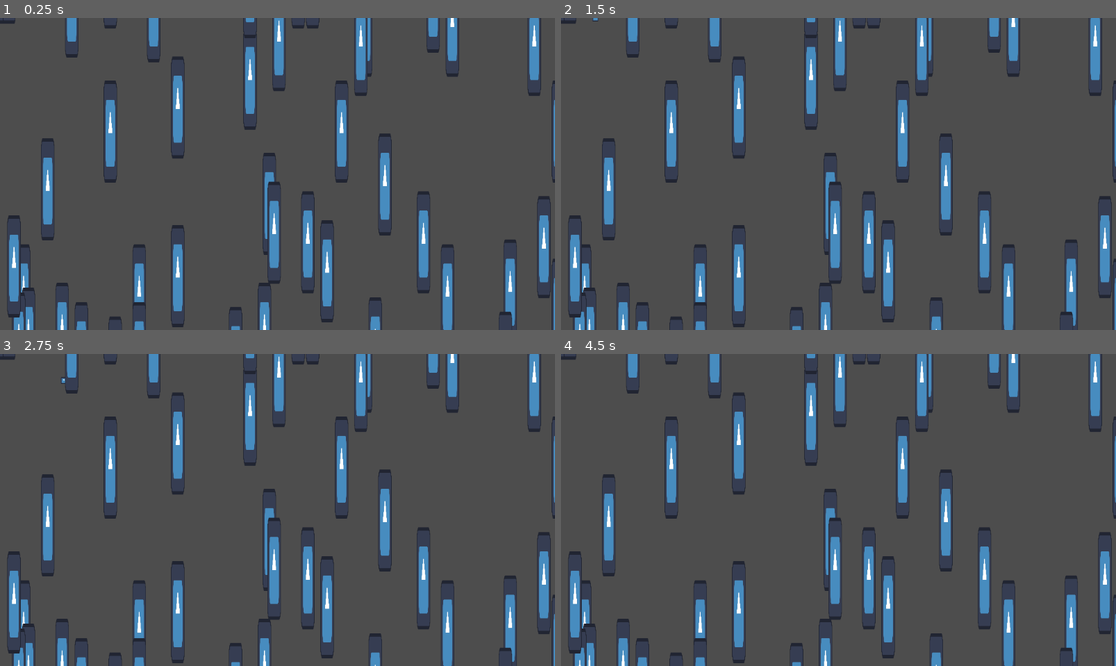
Above: before the commit, frames 1-4 (two rows, left to right).
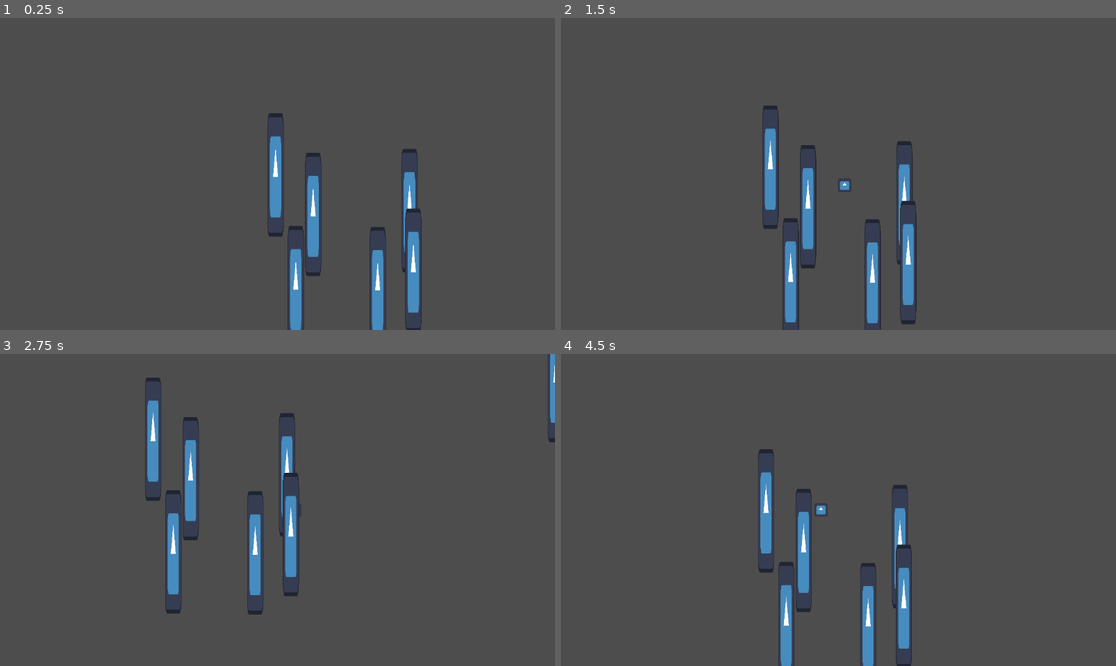
Above: after the commit, the same moments.

Repository: Josh-Farkas/Game-Jam-Z
Game: Godot game, scene res://World/World.tscn
Same seed, same stepped clock (60 frames per second), same inputs: the game is played once before the commit and once after it. The engine's default icon, where the game draws it, is replaced by a stand-in: a white triangle on a blue panel in a dark square.
Inputs:
- Up to frame 1 (0.25 s): no input
- Up to frame 2 (1.5 s): tap Enter at 0.5 s; hold D (right) 0.53-1.28 s; hold S (down) from 1.28 s (still down)
- Up to frame 3 (2.75 s): release S (down) at 2.03 s; hold D (right) from 2.03 s (still down)
- Up to frame 4 (4.5 s): release D (right) at 2.78 s; hold W (up) 2.78-3.53 s; hold A (left) from 3.53 s (still down)

The runs differ from the first frame. In frame 1, 15% of the frame differs, in the area x 0-100%, y 0-100%; in frame 2, 15%; in frame 3, 16%; in frame 4, 15%.
Error after the commit: Parse Error: Identifier "player_in_range" not declared in the current scope. (res://Items/Item.gd:21)

Commit message:
Add tree functionality and item base

Diff:
--- /dev/null
+++ b/Items/Item.gd
@@ -0,0 +1,22 @@
+extends CollisionShape2D
+
+@onready
+var item_types: Dictionary = {
+	"Wood": {
+		"Sprite": preload("res://icon.svg")
+	},
+
+}
+
+# Called when the node enters the scene tree for the first time.
+func _ready():
+	pass
+
+func set_type(name: String) -> void:
+	$Sprite2D.texture = item_types[name]["Sprite"]
+
+
+# Called every frame. 'delta' is the elapsed time since the previous frame.
+func _process(delta):
+	if player_in_range:
+		position += position.direction_to(player)
--- /dev/null
+++ b/Items/Item.tscn
@@ -0,0 +1,16 @@
+[gd_scene load_steps=3 format=3 uid="uid://bm5g71pmk2l0t"]
+
+[ext_resource type="Script" path="res://Items/Item.gd" id="1_nw2cs"]
+
+[sub_resource type="CircleShape2D" id="CircleShape2D_1s1o8"]
+radius = 15.0
+
+[node name="Item" type="Node2D"]
+script = ExtResource("1_nw2cs")
+
+[node name="Sprite2D" type="Sprite2D" parent="."]
+
+[node name="PickupArea" type="Area2D" parent="."]
+
+[node name="CollisionShape2D" type="CollisionShape2D" parent="PickupArea"]
+shape = SubResource("CircleShape2D_1s1o8")
--- a/Player/Player.tscn
+++ b/Player/Player.tscn
@@ -16,3 +16,7 @@
 
 [node name="CollisionShape2D" type="CollisionShape2D" parent="."]
 shape = SubResource("CircleShape2D_kqsae")
+
+[node name="Camera2D" type="Camera2D" parent="."]
+zoom = Vector2(2, 2)
+position_smoothing_enabled = true
--- /dev/null
+++ b/World/Tree/Tree.gd
@@ -0,0 +1,48 @@
+extends StaticBody2D
+
+const HIT_DISTANCE := 16
+
+@onready
+var item_scn := preload("res://Items/Item.tscn")
+
+@onready
+var world := get_tree().get_first_node_in_group("World")
+
+var hovered: bool = false
+var health: int = 5
+
+# Called when the node enters the scene tree for the first time.
+func _ready():
+	pass # Replace with function body.
+
+
+# Called every frame. 'delta' is the elapsed time since the previous frame.
+func _process(delta):
+	pass
+
+
+func get_hit() -> bool:
+	if !hovered: return false
+	health -= 1
+	print(health)
+	if health == 0:
+		fall()
+	return true
+
+func shake():
+	pass
+
+func fall():
+	for n in range(randi_range(2,4)):
+		var wood := item_scn.instantiate()
+		wood.global_position = global_position + Vector2(randi_range(-2, 2), randi_range(-2, 2))
+		world.add_child(wood)
+
+	queue_free()
+
+func _on_click_area_mouse_shape_entered(shape_idx):
+	hovered = true
+
+
+func _on_click_area_mouse_shape_exited(shape_idx):
+	hovered = false
--- a/World/Tree/Tree.tscn
+++ b/World/Tree/Tree.tscn
@@ -1,16 +1,31 @@
-[gd_scene load_steps=3 format=3 uid="uid://eg0ltksvqb6t"]
+[gd_scene load_steps=5 format=3 uid="uid://eg0ltksvqb6t"]
 
 [ext_resource type="Texture2D" uid="uid://bu7t1kygcvpki" path="res://icon.svg" id="1_bs588"]
+[ext_resource type="Script" path="res://World/Tree/Tree.gd" id="1_xlr3q"]
 
 [sub_resource type="CircleShape2D" id="CircleShape2D_64fc2"]
-radius = 15.0
+radius = 8.0
+
+[sub_resource type="CircleShape2D" id="CircleShape2D_kvf02"]
+radius = 23.0217
 
 [node name="Tree" type="StaticBody2D" groups=["Trees"]]
+script = ExtResource("1_xlr3q")
 
 [node name="Sprite2D" type="Sprite2D" parent="."]
-position = Vector2(-1, -94)
-scale = Vector2(0.21875, 1.65625)
+position = Vector2(0, -61)
+scale = Vector2(0.132, 1)
 texture = ExtResource("1_bs588")
 
 [node name="CollisionShape2D" type="CollisionShape2D" parent="."]
+position = Vector2(0, -8)
 shape = SubResource("CircleShape2D_64fc2")
+
+[node name="ClickArea" type="Area2D" parent="."]
+
+[node name="CollisionShape2D" type="CollisionShape2D" parent="ClickArea"]
+position = Vector2(0, -10)
+shape = SubResource("CircleShape2D_kvf02")
+
+[connection signal="mouse_shape_entered" from="ClickArea" to="." method="_on_click_area_mouse_shape_entered"]
+[connection signal="mouse_shape_exited" from="ClickArea" to="." method="_on_click_area_mouse_shape_exited"]
--- a/World/Tree/Trees.gd
+++ b/World/Tree/Trees.gd
@@ -19,6 +19,17 @@
 	add_child(tree)
 
 
-func generate_trees(size: Vector2, density: float, min_distance: int = 10):
-	for i in range(size.x * size.y * density / 10000):
-		spawn_tree(Vector2(randi_range(0, size.x / min_distance) * min_distance, randi_range(0, size.y / min_distance) * min_distance))
+func generate_trees(size: Vector2, density: float = .25, min_distance: int = 20, forest_scale: float = 3):
+	#for i in range(size.x * size.y * density / 10000):
+		#spawn_tree(Vector2(randi_range(0, size.x / min_distance) * min_distance, randi_range(0, size.y / min_distance) * min_distance))
+
+	var noise := FastNoiseLite.new()
+	noise.seed = randi_range(0, 1000)
+	noise.noise_type = FastNoiseLite.TYPE_PERLIN
+	noise.fractal_gain = 0
+
+	for x in range(0, size.x, min_distance):
+		for y in range(0, size.y, min_distance):
+			var odds := noise.get_noise_2d(x / forest_scale, y / forest_scale)
+			if odds * density >= randf():
+				spawn_tree(Vector2(x + randi_range(-min_distance/4, min_distance/4), y + randi_range(-min_distance/4, min_distance/4)))
--- a/World/World.gd
+++ b/World/World.gd
@@ -7,7 +7,7 @@
 
 # Called when the node enters the scene tree for the first time.
 func _ready():
-	trees.generate_trees(MAP_SIZE, .5)
+	trees.generate_trees(MAP_SIZE)
 
 
 # Called every frame. 'delta' is the elapsed time since the previous frame.
Not shown, added: World/Wor4E98.tmp
